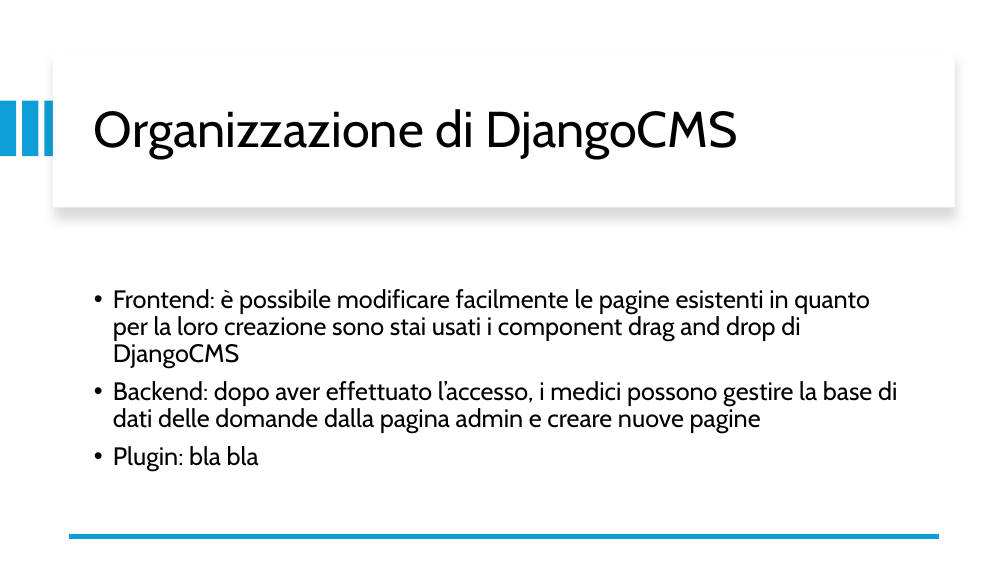
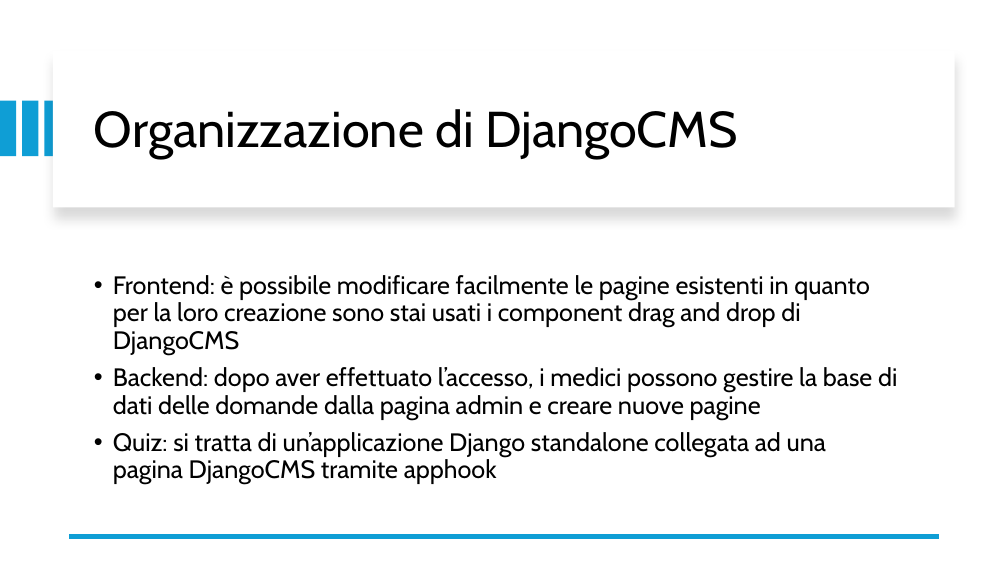
Before and after one commit to FarinaChristian/appDinamiche, a slide deck: slide 5 of slide.pptx. Drawn at 1008x567 pixels with LibreOffice and Linux fonts; fonts in the diff are those of the drawing. Boxes give left, top, right and bottom in pixels: in the first picture for what was removed or moved away, otherwise in the second. Text is boxed around its words. In the diff, an @@ line names an element or a change of style, - is before the commit and + after.

```diff
--- a/slide.pptx
+++ b/slide.pptx
@@ text at bbox=[113, 432, 826, 485]: text changed @@
-• Plugin: bla bla
+• Quiz: si tratta di un’applicazione Django standalone collegata ad una pagina DjangoCMS tramite apphook
```
Also in this commit, not shown: 6 other slides changed, 1 slide added.
